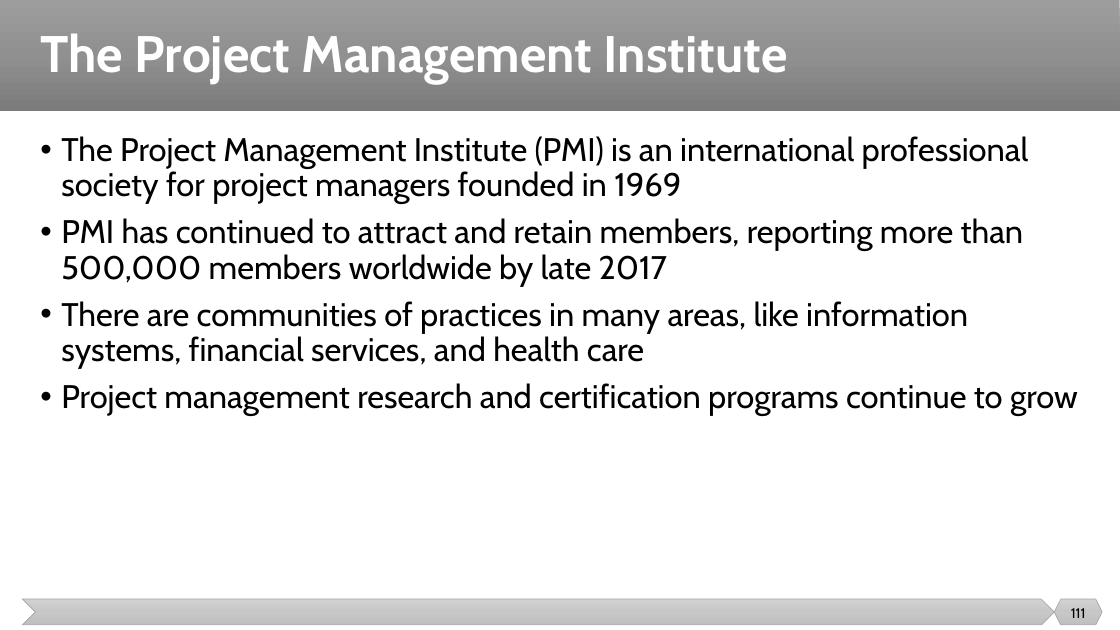
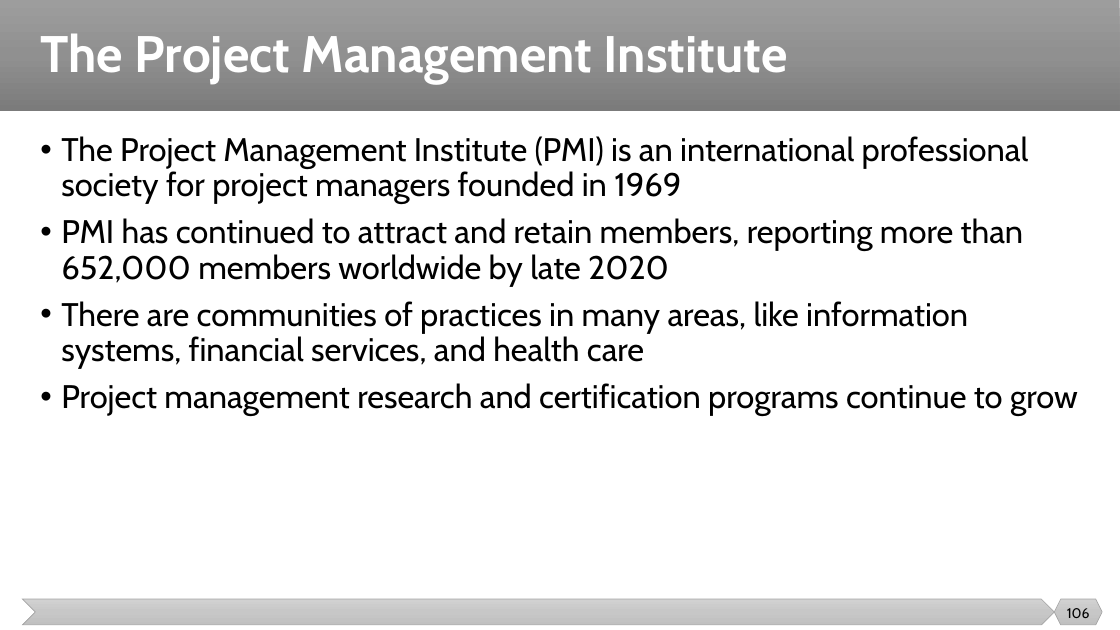
Before and after one commit to malenezi/malenezi, a slide deck: slide 106 of SE423/Lectures/1-Introduction/Introduction.pptx (slide 111 before the commit). Drawn at 1120x630 pixels with LibreOffice and Linux fonts; fonts in the diff are those of the drawing. Boxes give left, top, right and bottom in pixels: in the first picture for what was removed or moved away, otherwise in the second. Text is boxed around its words. In the diff, an @@ line names an element or a change of style, - is before the commit and + after.

```diff
--- a/SE423/Lectures/1-Introduction/Introduction.pptx
+++ b/SE423/Lectures/1-Introduction/Introduction.pptx
@@ text at [61,218,1024,287]: text changed @@
-• PMI has continued to attract and retain members, reporting more than 500,000 members worldwide by late 2017
+• PMI has continued to attract and retain members, reporting more than 652,000 members worldwide by late 2020
@@ page number at [1067,608,1090,618]: text changed @@
-111
+106
```
Also in this commit, not shown: 23 other slides changed, 9 slides added, 14 slides removed, 1 other file.
